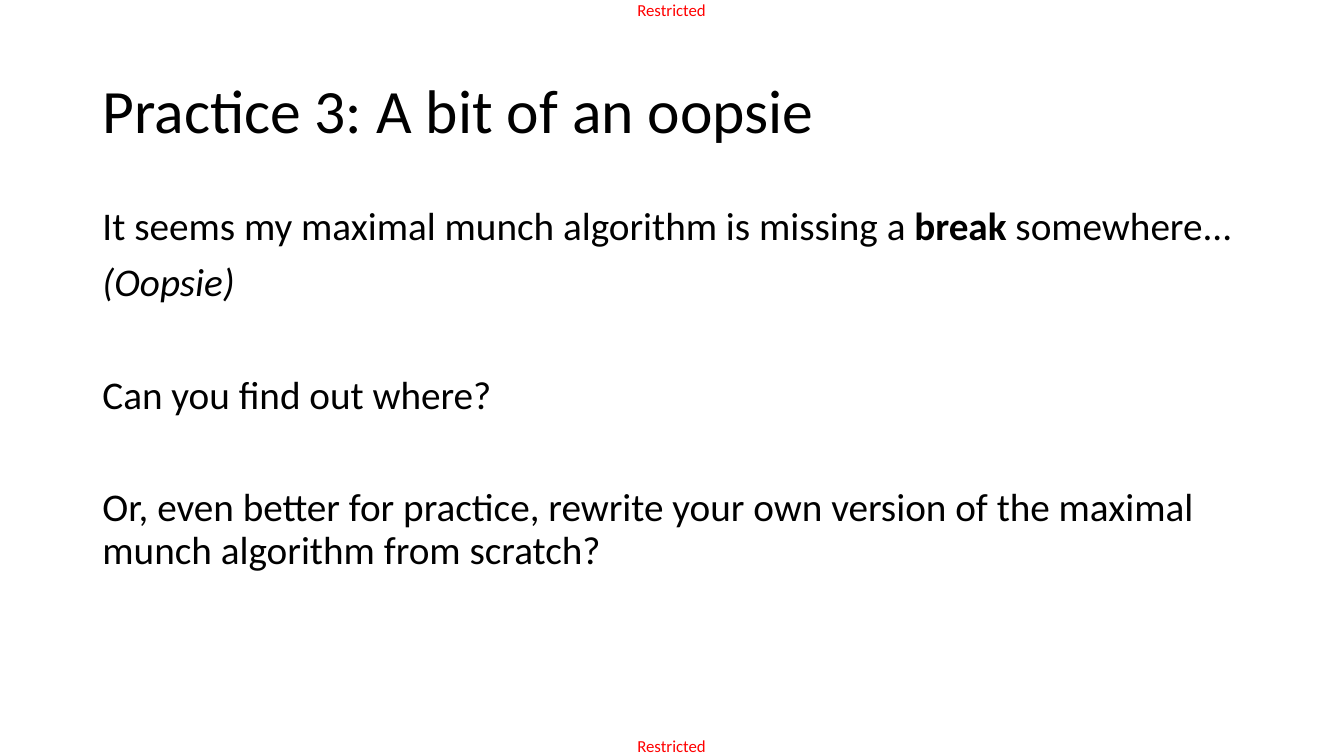
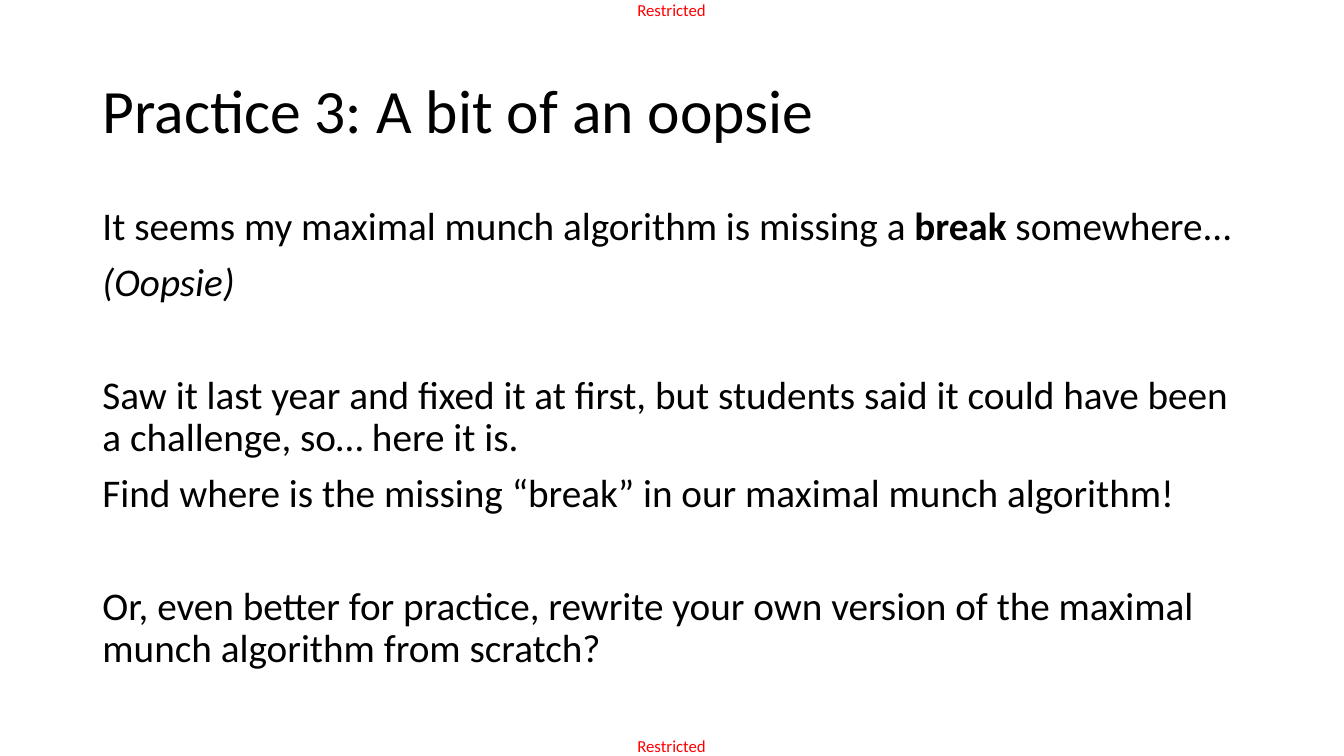
Before and after one commit to matthieudemari/SUTD_PLC_50_051, a slide deck: slide 61 of W8/W8S2 - Token2/W8S2.pptx. Drawn at 1344x756 pixels with LibreOffice and Linux fonts; fonts in the diff are those of the drawing. Boxes give left, top, right and bottom in pixels: in the first picture for what was removed or moved away, otherwise in the second. Text is boxed around its words. In the diff, an @@ line names an element or a change of style, - is before the commit and + after.

```diff
--- a/W8/W8S2 - Token2/W8S2.pptx
+++ b/W8/W8S2 - Token2/W8S2.pptx
@@ text at (102,381,1228,514): text changed @@
-Can you find out where?
+Saw it last year and fixed it at first, but students said it could have been a challenge, so… here it is.
+Find where is the missing “break” in our maximal munch algorithm!
```
Also in this commit, not shown: 3 other files.
